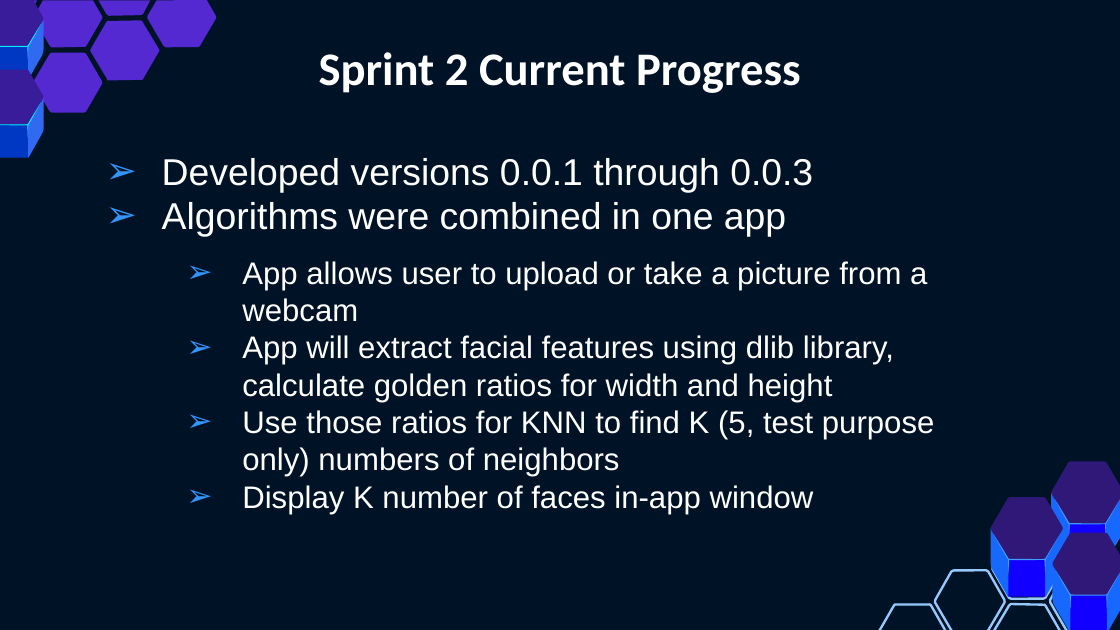
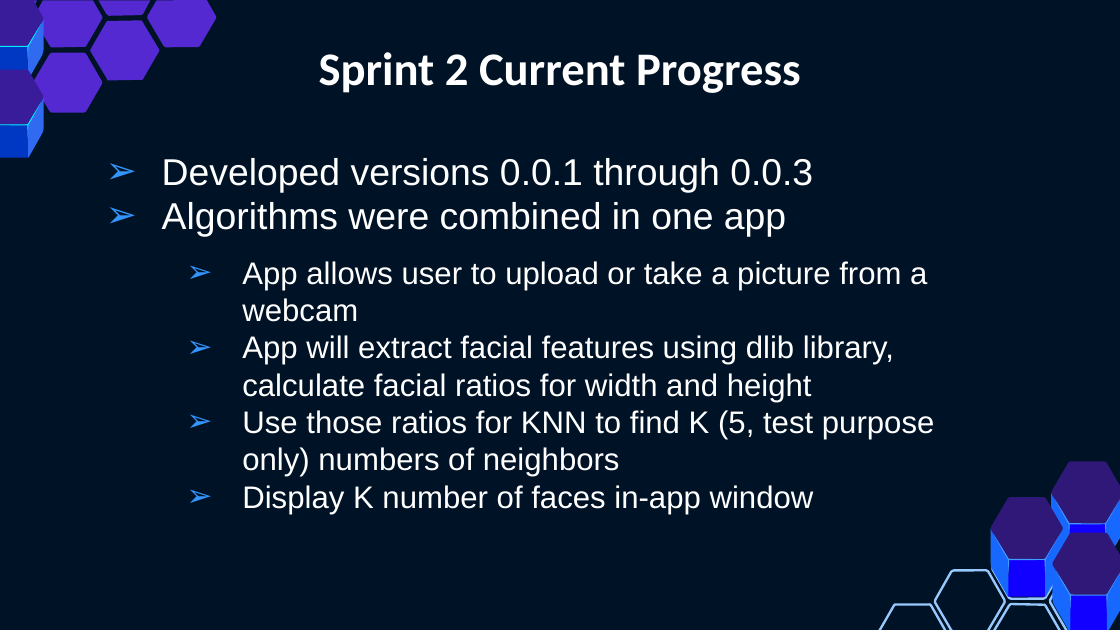
Before and after one commit to russian-bogatyr/Capstone-Prject-Fall-2020, a slide deck: slide 4 of Smart Nose Surgery - Sprint 2 Demo.pptx. Drawn at 1120x630 pixels with LibreOffice and Linux fonts; fonts in the diff are those of the drawing. Boxes give left, top, right and bottom in pixels: in the first picture for what was removed or moved away, otherwise in the second. Text is boxed around its words. In the diff, an @@ line names an element or a change of style, - is before the commit and + after.

Commit message:
Add files via upload
Final version

```diff
--- a/Smart Nose Surgery - Sprint 2 Demo.pptx
+++ b/Smart Nose Surgery - Sprint 2 Demo.pptx
@@ text at [242, 335, 894, 402]: text changed @@
-              ➢ App will extract facial features using dlib library, calculate golden ratios for width and height
+              ➢ App will extract facial features using dlib library, calculate facial ratios for width and height
```
Also in this commit, not shown: 1 other slide changed.
